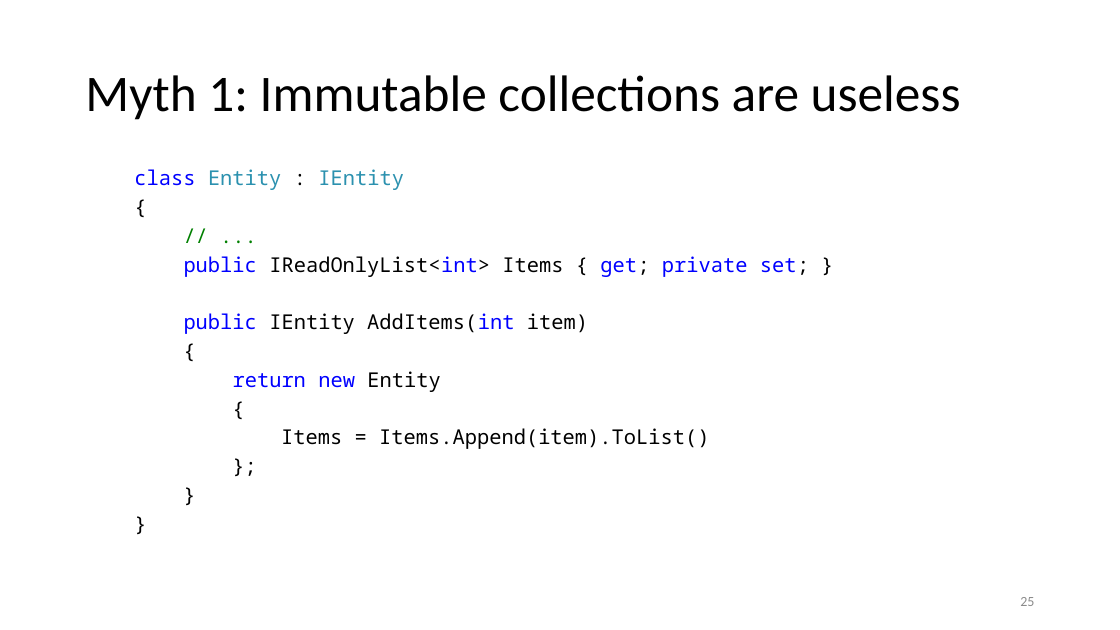
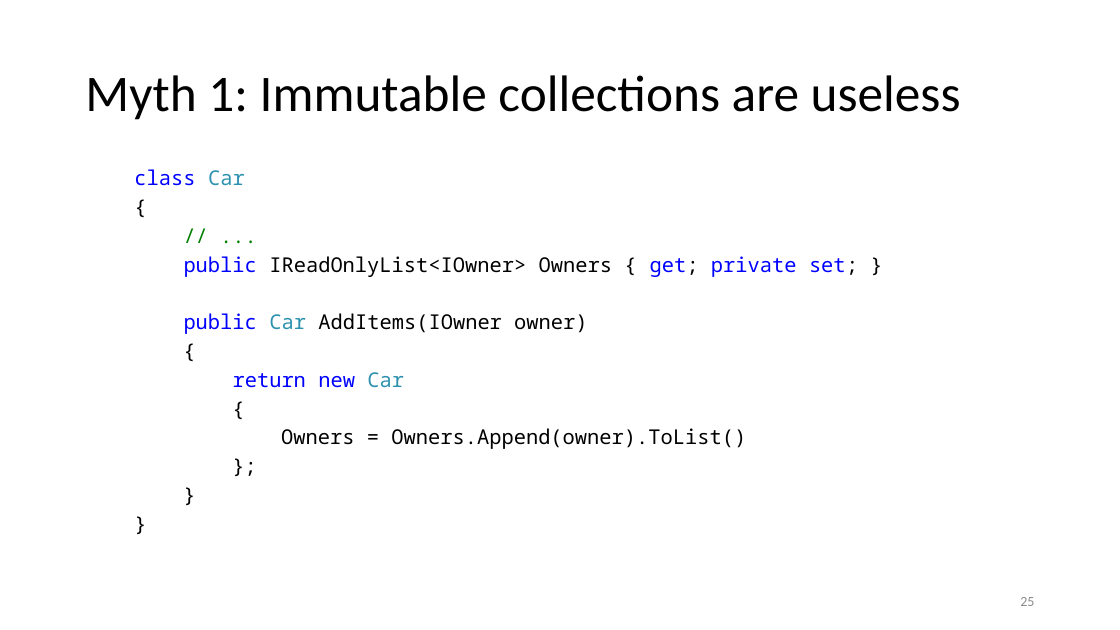
Before and after one commit to kugushev/presentations, a slide deck: slide 25 of Presentation.pptx. Drawn at 1120x630 pixels with LibreOffice and Linux fonts; fonts in the diff are those of the drawing. Boxes give left, top, right and bottom in pixels: in the first picture for what was removed or moved away, otherwise in the second. Text is boxed around its words. In the diff, an @@ line names an element or a change of style, - is before the commit and + after.

```diff
--- a/Presentation.pptx
+++ b/Presentation.pptx
@@ text at [134,169,245,186]: text changed; text colour #2B91AF to #0000FF @@
-class Entity : IEntity
+class Car
@@ text at [184,256,858,334]: text changed @@
-public IReadOnlyList<int> Items { get; private set; }
-public IEntity AddItems(int item)
+public IReadOnlyList<IOwner> Owners { get; private set; }
+public Car AddItems(IOwner owner)
@@ text at [233,372,404,388]: text changed @@
-return new Entity
+return new Car
@@ text at [281,428,746,449]: text changed @@
-Items = Items.Append(item).ToList()
+Owners = Owners.Append(owner).ToList()
```
Also in this commit, not shown: 14 other slides changed, 17 other files.
